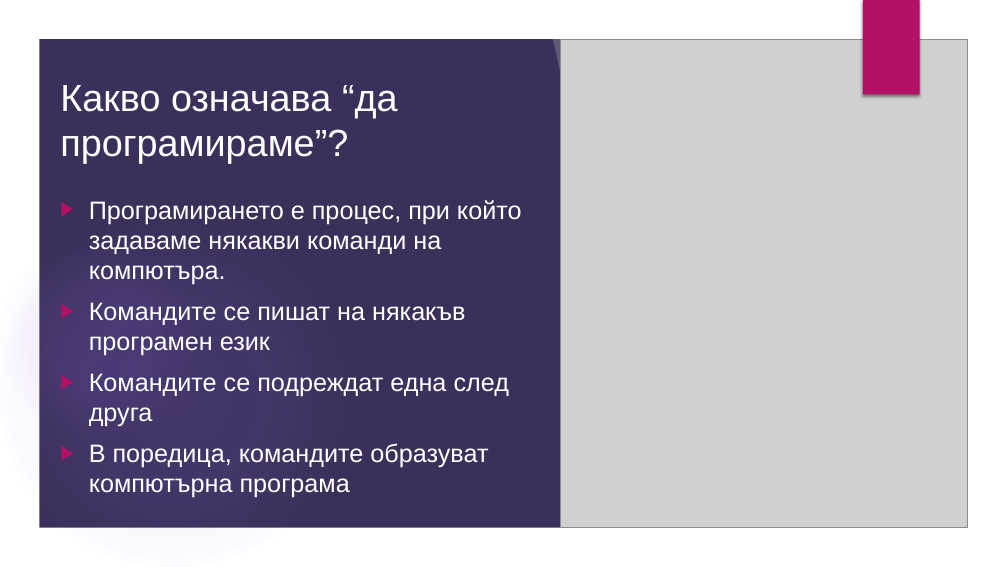
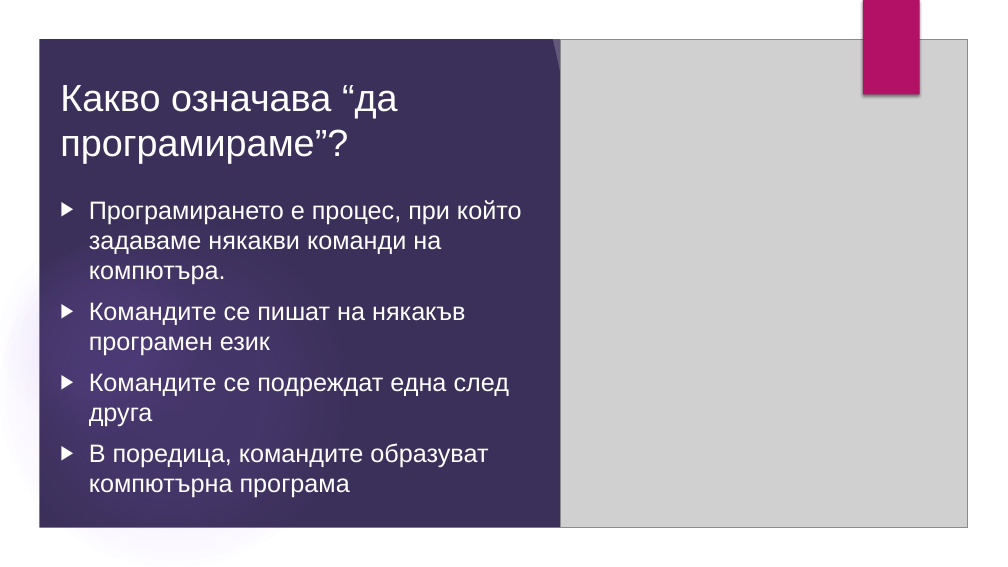
Before and after one commit to velizar92/CSharp-Programming-Presentations, a slide deck: slide 3 of C# Basics.pptx (slide 2 before the commit). Drawn at 1008x567 pixels with LibreOffice and Linux fonts; fonts in the diff are those of the drawing; grey boxes stand for pictures; background and template pictures are left out. Boxes give left, top, right and bottom in pixels: in the first picture for what was removed or moved away, otherwise in the second. Text is boxed around its words. In the diff, an @@ line names an element or a change of style, - is before the commit and + after.

```diff
--- a/C# Basics.pptx
+++ b/C# Basics.pptx
@@ text "Програмирането е процес, при който ..." at [89,200,522,498]: bullet colour #B31166 to #FFFFFF @@
```
Also in this commit, not shown: 7 other slides changed, 16 slides added, 2 slides removed.
